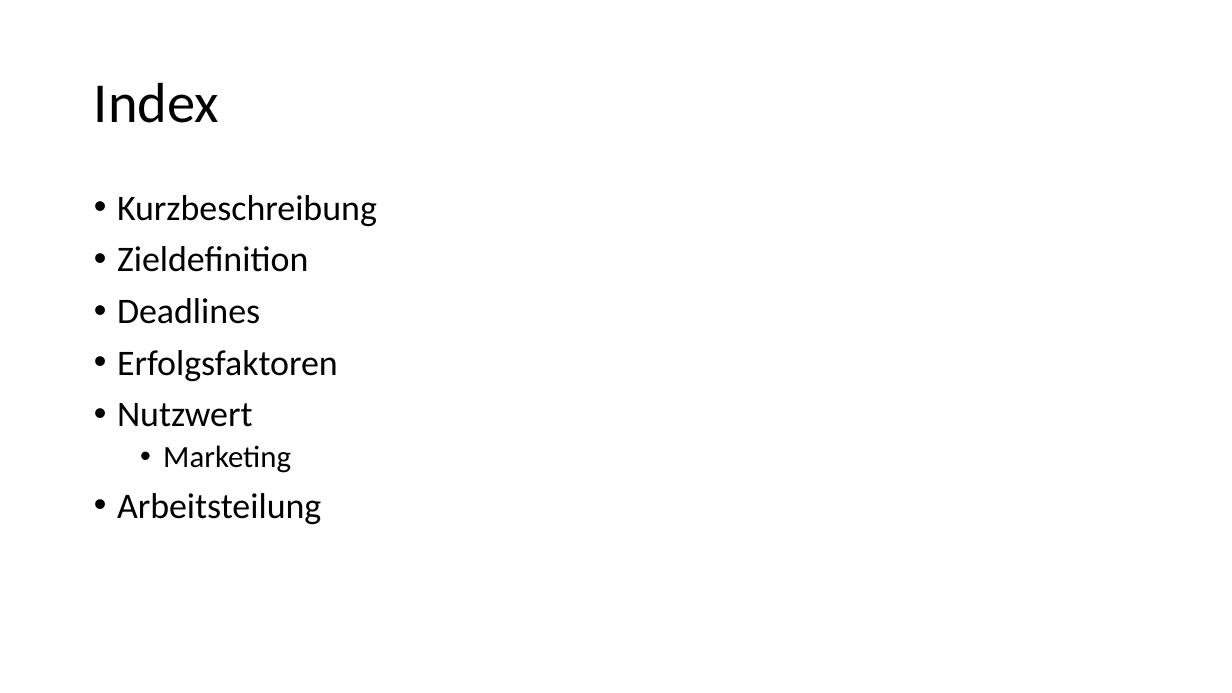
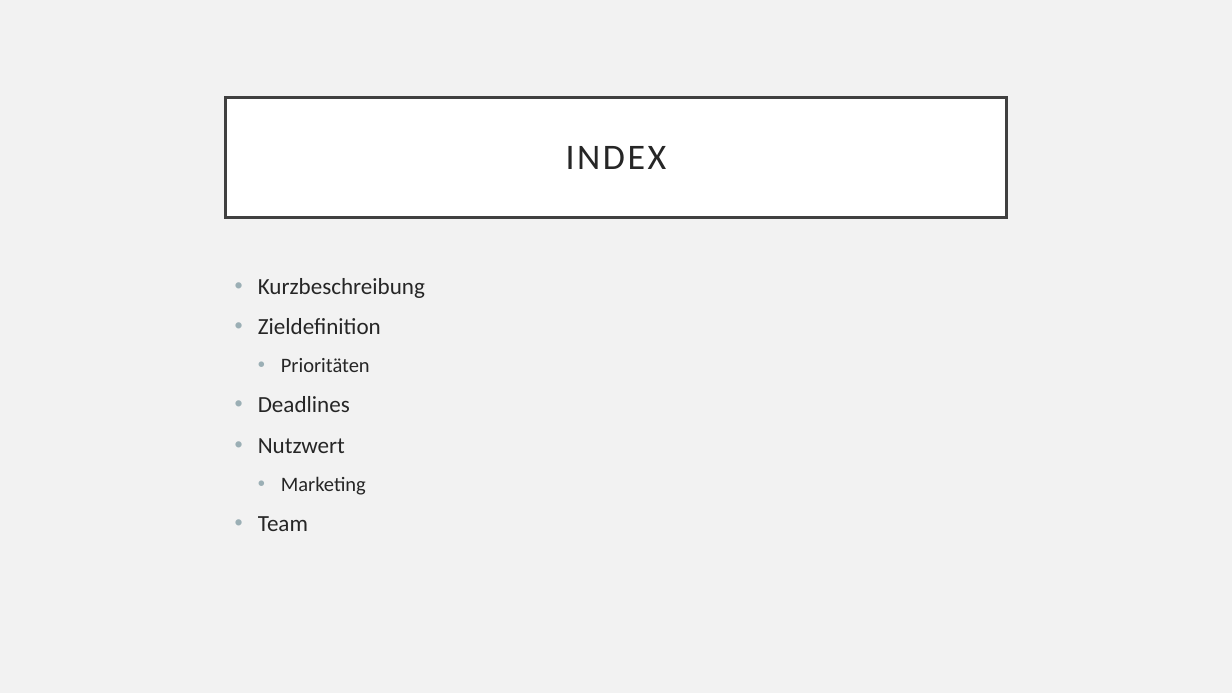
Before and after one commit to mreichl-tgm/hero, a slide deck: slide 2 of docs/project-presentation.pptx. Drawn at 1232x693 pixels with LibreOffice and Linux fonts; fonts in the diff are those of the drawing. Boxes give left, top, right and bottom in pixels: in the first picture for what was removed or moved away, otherwise in the second. Text is boxed around its words. In the diff, an @@ line names an element or a change of style, - is before the commit and + after.

```diff
--- a/docs/project-presentation.pptx
+++ b/docs/project-presentation.pptx
@@ background #FFFFFF to #F2F2F2 @@
@@ title "INDEX": place and size @@
-title "INDEX" at (94,82,219,123)
+title "INDEX" at (226,97,1006,217)
@@ title "INDEX" at (226,97,1006,217): fill none to #FFFFFF; outline none to #404040 2.5 pt @@
@@ title at (566,146,667,169): text changed; size 44 to 28 pt; text colour #000000 to #262626 @@
-Index
+INDEX
@@ text "Kurzbeschreibung": place and size @@
-text "Kurzbeschreibung" at (117,195,377,524)
+text "Kurzbeschreibung" at (258,278,425,531)
@@ text at (258,278,425,495): size 28 to 18 pt in "Kurzbeschreibung", "Zieldefinition", "Deadlines", "Nutzwert"; text colour #000000 to #262626 in "Kurzbeschreibung", "Zieldefinition", "Deadlines", "Nutzwert" and 1 more places; size 24 to 16 pt in "Marketing"; line spacing 0.9 to 1; indent changed; more space between paragraphs @@
@@ text at (117,350,338,381): paragraph removed @@
-• Erfolgsfaktoren
@@ text at (281,358,370,372): paragraph added @@
+  • Prioritäten
@@ text at (258,516,308,531): text changed; size 28 to 18 pt; text colour #000000 to #262626 @@
-• Arbeitsteilung
+• Team
```
Also in this commit, not shown: 6 other slides changed, 2 slides added, 1 slide removed.
